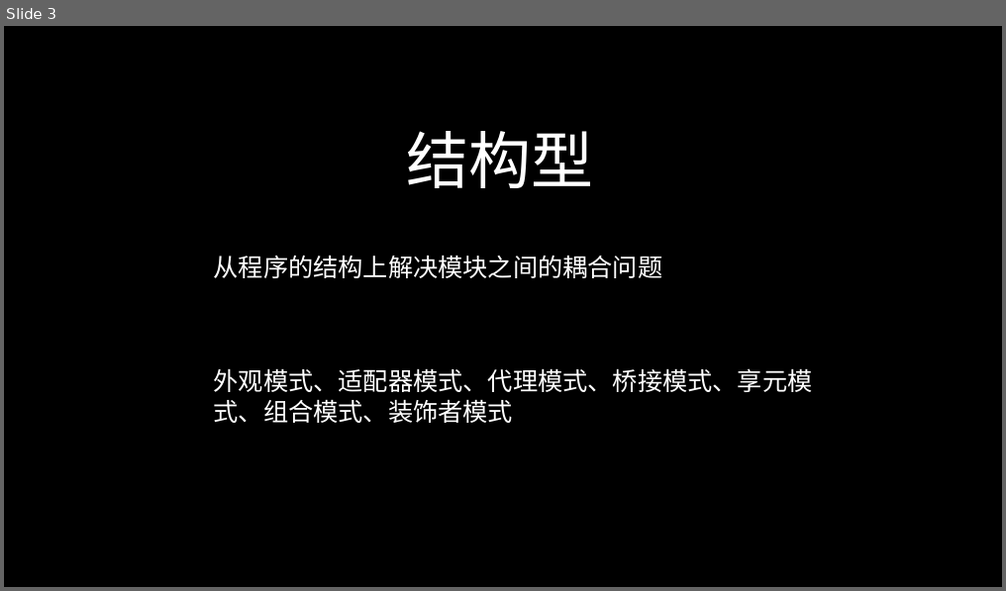
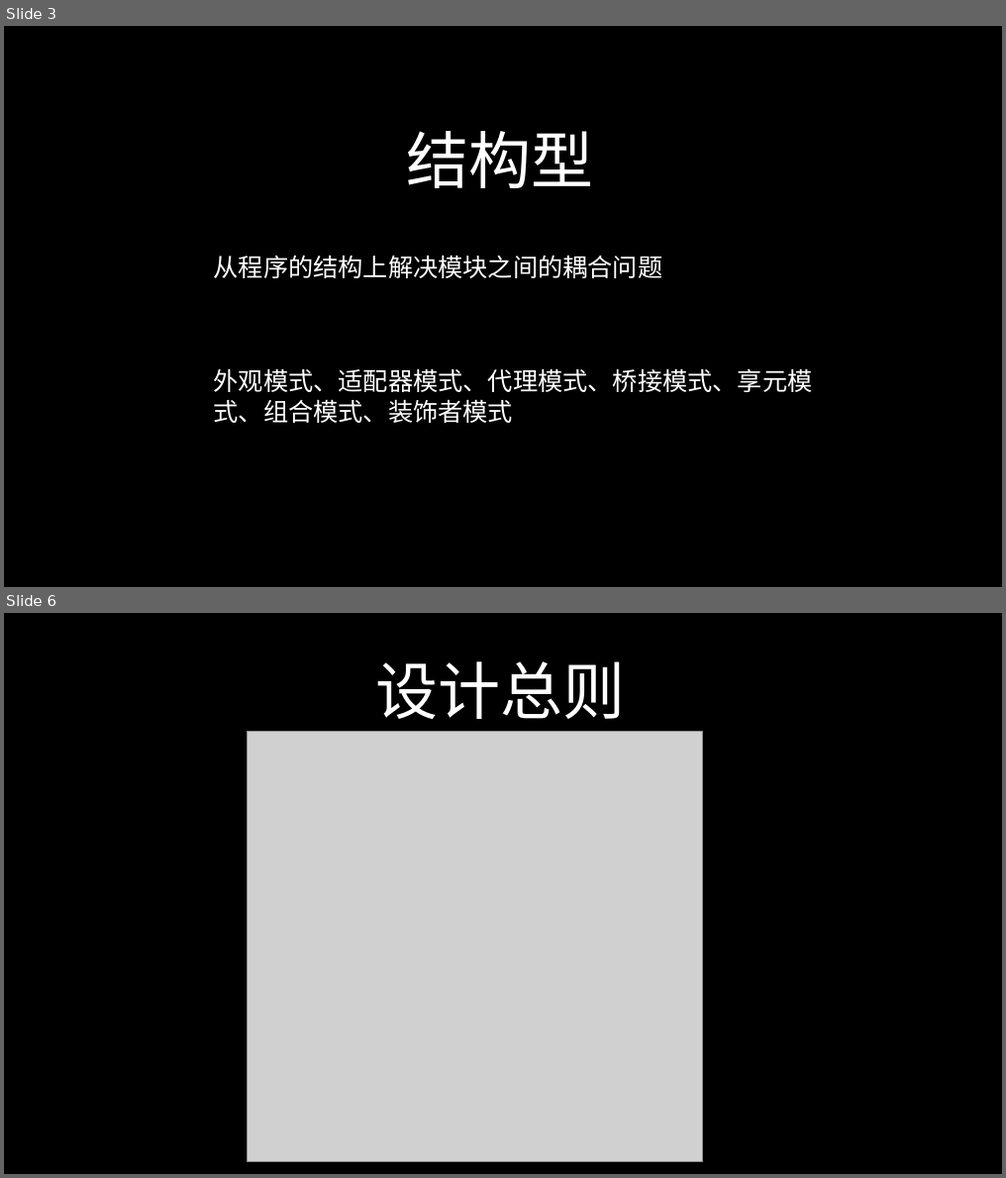
Before and after one commit to 643364103/design, a slide deck: designpattern/ppt/设计模式（四）.pptx. Shown one above the other, each under a label of ours: slide 3 before the commit, slides 3 and 6 after it; the slides between them are not shown. The pictures are 1006x591 and 1006x1178 pixels, drawn with LibreOffice and Linux fonts; fonts in the diff are those of the drawing; grey boxes stand for pictures. Boxes give left, top, right and bottom in pixels: in the first picture for what was removed or moved away, otherwise in the second. Text is boxed around its words. In the diff, an @@ line names an element or a change of style, - is before the commit and + after.

```diff
--- a/designpattern/ppt/设计模式（四）.pptx
+++ b/designpattern/ppt/设计模式（四）.pptx
@@ slide 6 added at (4,613,1002,1174), background #000000 @@
@@ text added at (375,662,625,719), 60 pt, text #FFFFFF @@
+设计总则
@@ picture added at (248,731,703,1161) @@
```
Also in this commit, not shown: 2 slides changed, 1 other slide added, 3 slides removed, 2 other files.
